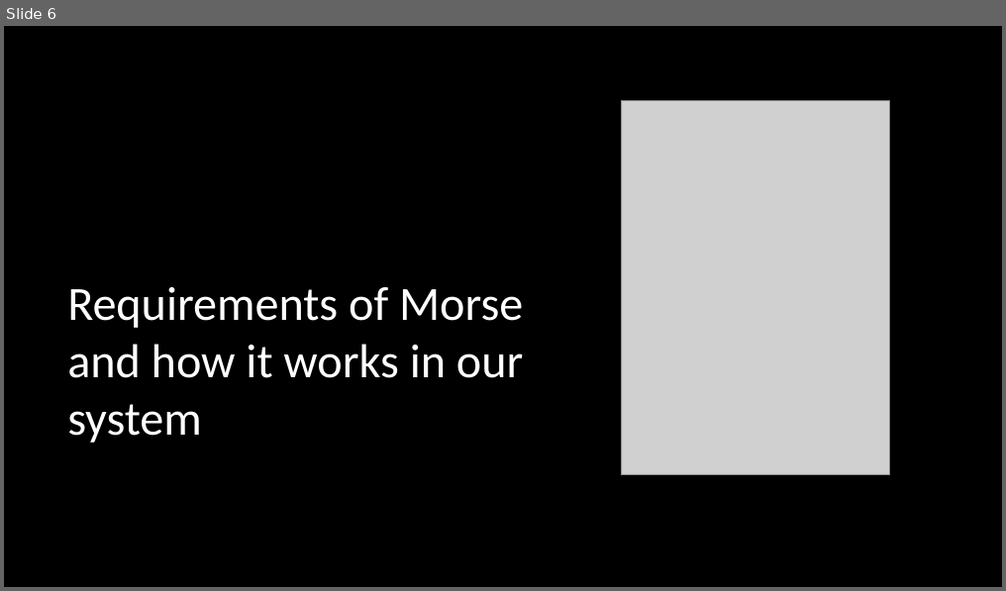
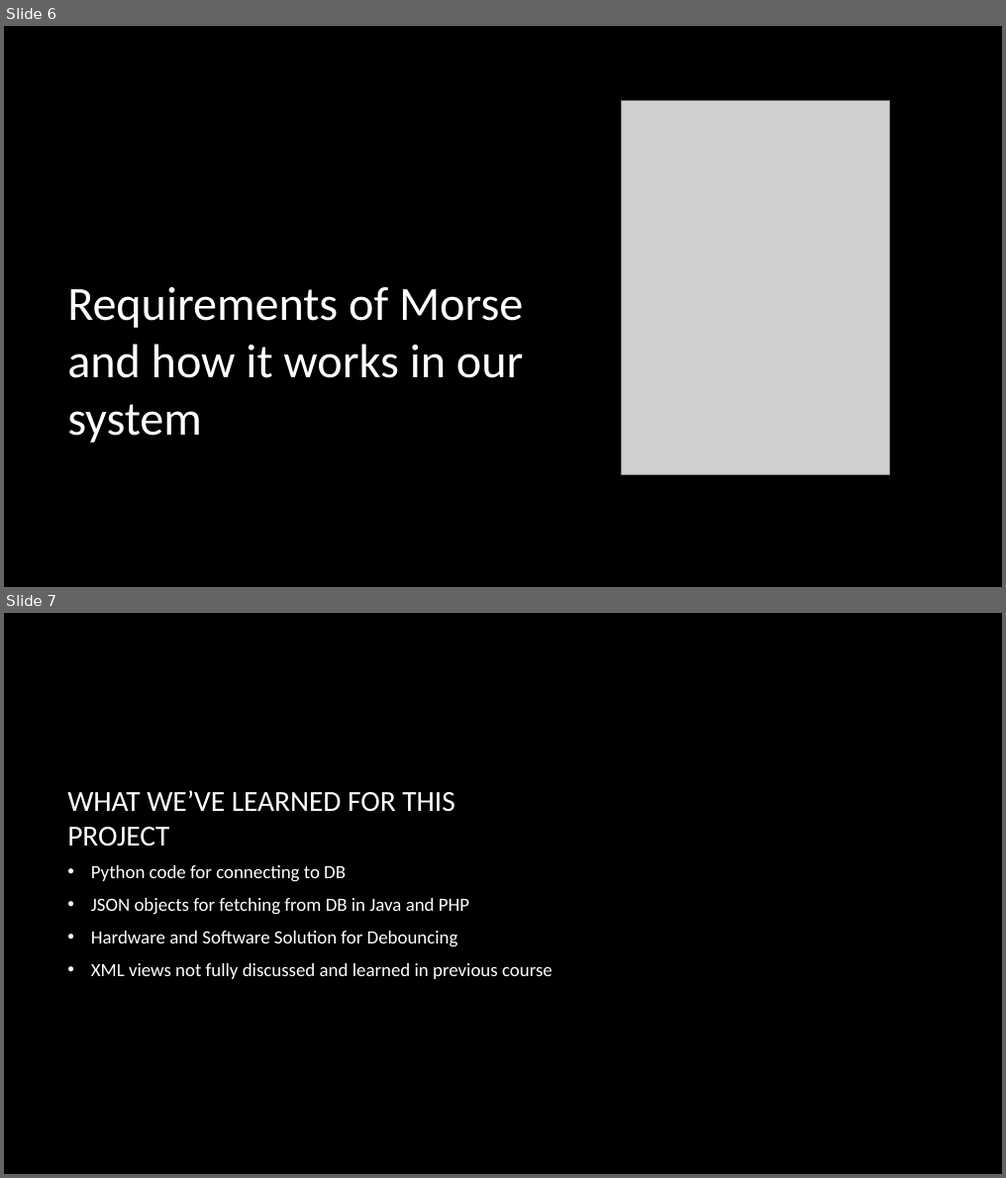
Before and after one commit to goziethelegion/MorsePi, a slide deck: Morsepi presentation.pptx. Shown one above the other, each under a label of ours: slide 6 before the commit, slides 6 and 7 after it. The pictures are 1006x591 and 1006x1178 pixels, drawn with LibreOffice and Linux fonts; fonts in the diff are those of the drawing; grey boxes stand for pictures; background and template pictures are left out. Boxes give left, top, right and bottom in pixels: in the first picture for what was removed or moved away, otherwise in the second. Text is boxed around its words. In the diff, an @@ line names an element or a change of style, - is before the commit and + after.

Commit message:
Presentation
Added what we've learned

```diff
--- a/Morsepi presentation.pptx
+++ b/Morsepi presentation.pptx
@@ slide 7 added at box(4, 613, 1002, 1174), background picture (left out) @@
@@ title added at box(67, 790, 454, 847), 28 pt, text #FFFFFF @@
+WHAT WE’VE LEARNED FOR THIS PROJECT
@@ text added at box(91, 865, 552, 979), 18 pt, text #FFFFFF @@
+• Python code for connecting to DB
+• JSON objects for fetching from DB in Java and PHP
+• Hardware and Software Solution for Debouncing
+• XML views not fully discussed and learned in previous course
```
Also in this commit, not shown: 1 slide removed.
